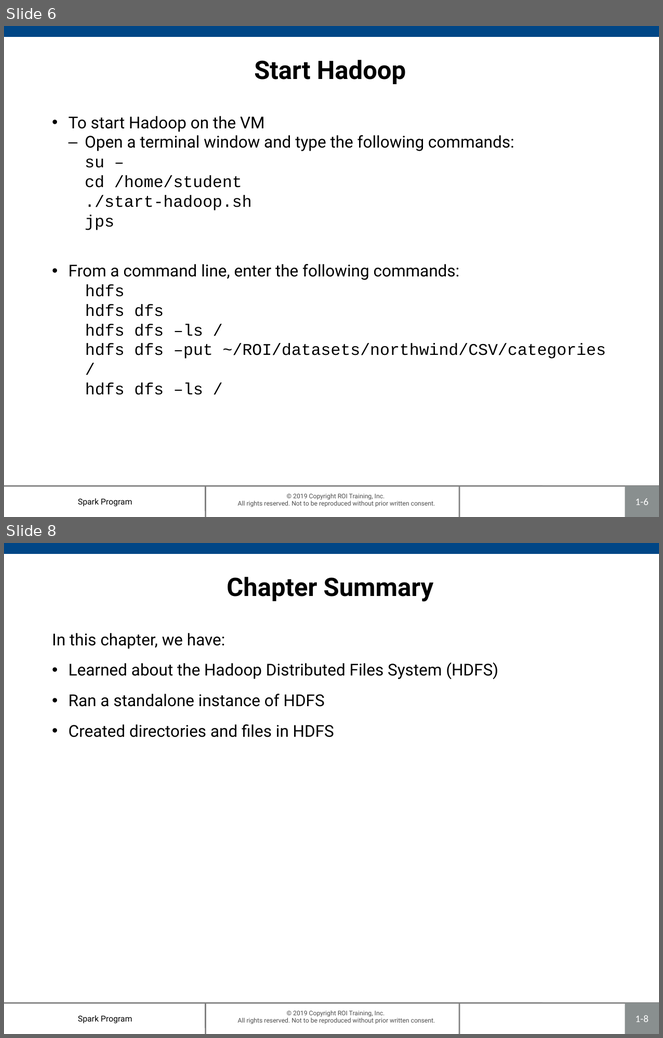
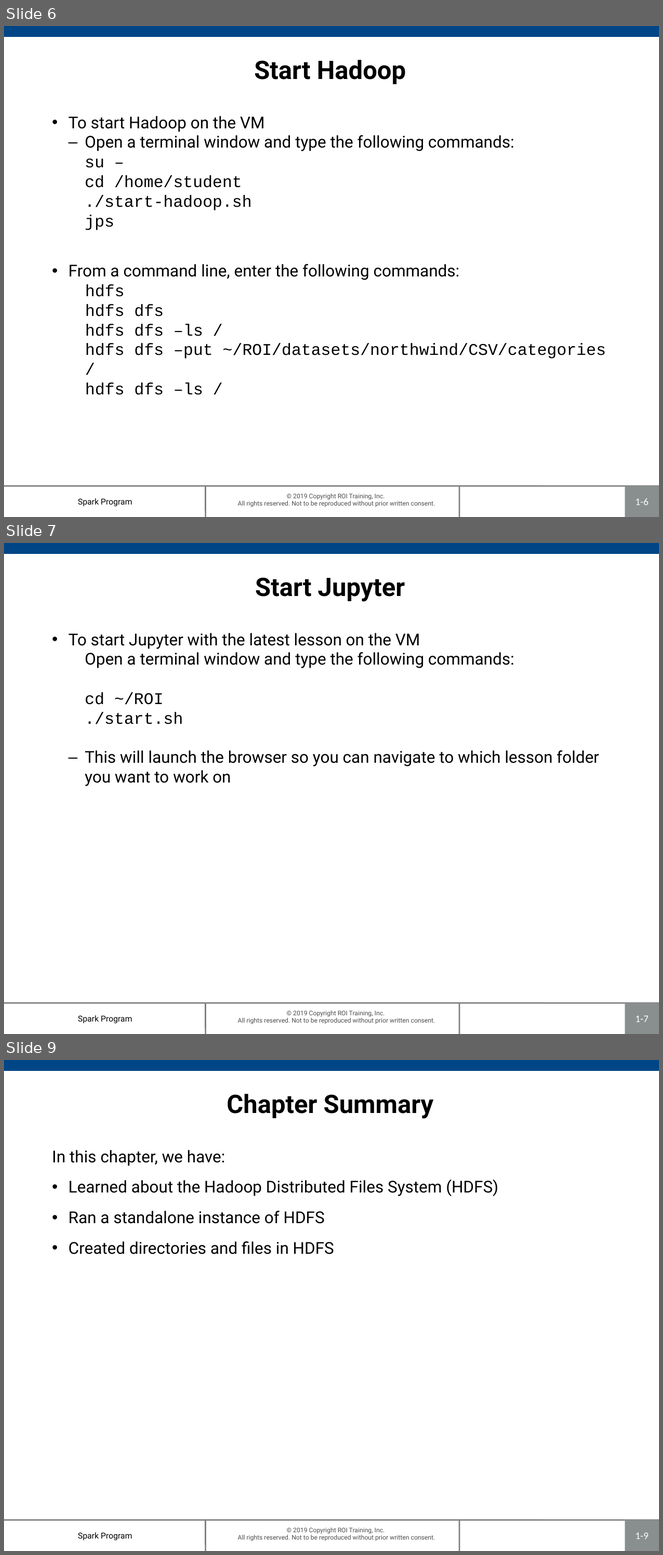
Before and after one commit to roitraining/SparkProgram, a slide deck: Day1/Ch01 HDFS.pptx. Shown one above the other, each under a label of ours: slides 6 and 8 before the commit, slides 6, 7 and 9 after it; the slides between them are not shown. The pictures are 663x1038 and 663x1555 pixels, drawn with LibreOffice and Linux fonts; fonts in the diff are those of the drawing; background and template pictures are left out. Boxes give left, top, right and bottom in pixels: in the first picture for what was removed or moved away, otherwise in the second. Text is boxed around its words. In the diff, an @@ line names an element or a change of style, - is before the commit and + after.

```diff
--- a/Day1/Ch01 HDFS.pptx
+++ b/Day1/Ch01 HDFS.pptx
@@ slide 7 added at (4,543,659,1034), background #FFFFFF; not listed: 7 template elements that a slide beside it also shows @@
@@ title added at (255,577,405,602), 28 pt, text #000000, bold @@
+Start Jupyter
@@ text added at (68,633,599,786), 18 pt, text #000000 @@
+• To start Jupyter with the latest lesson on the VM
+    Open a terminal window and type the following commands:
+    cd ~/ROI
+    ./start.sh
+  – This will launch the browser so you can navigate to which lesson folder you want to work on
@@ what was slide 8 is now slide 9 @@
@@ page number at (635,1533,648,1539): text changed @@
-1-8
+1-9
```
Also in this commit, not shown: 2 slides changed, 1 other file.
